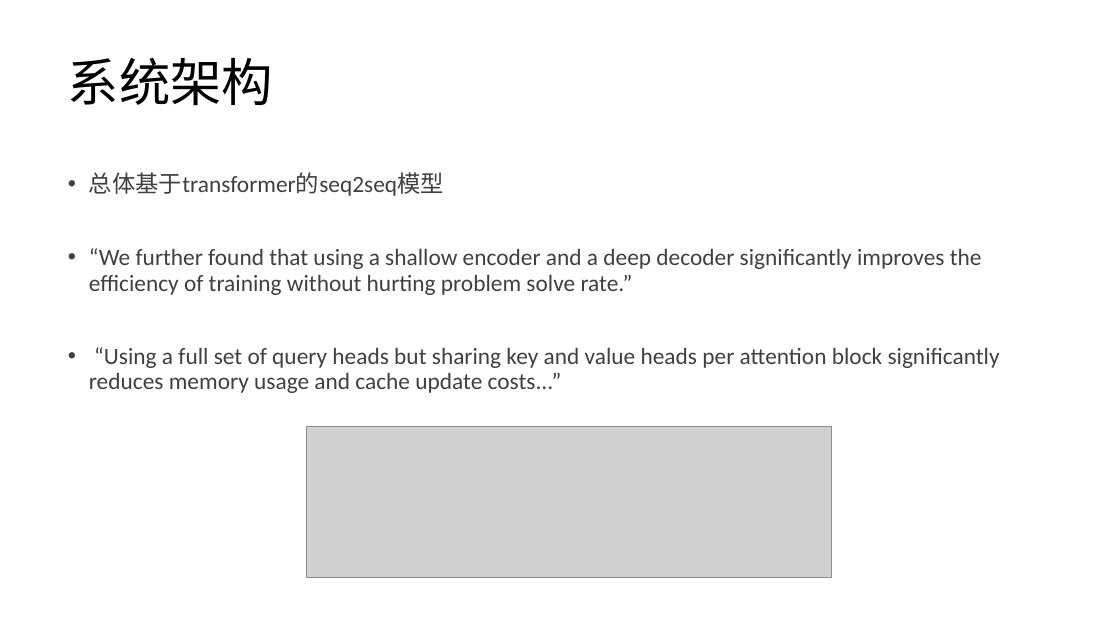
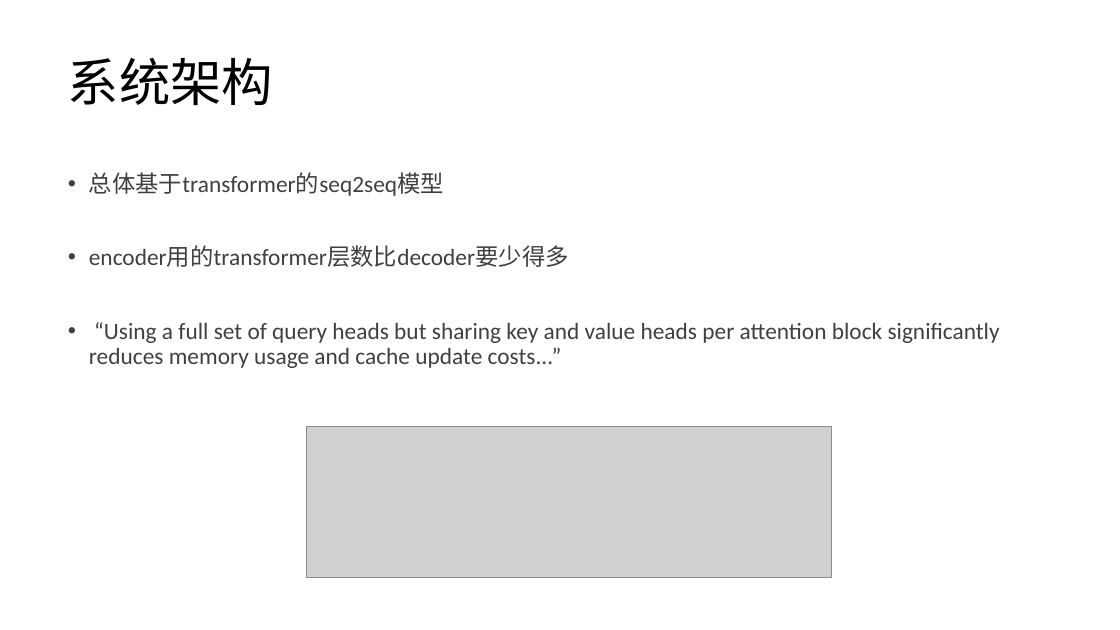
Before and after one commit to kevinva/paperReport, a slide deck: slide 4 of presentation/hezhi_AlphaCode.pptx. Drawn at 1120x630 pixels with LibreOffice and Linux fonts; fonts in the diff are those of the drawing; grey boxes stand for pictures. Boxes give left, top, right and bottom in pixels: in the first picture for what was removed or moved away, otherwise in the second. Text is boxed around its words. In the diff, an @@ line names an element or a change of style, - is before the commit and + after.

Commit message:
test

```diff
--- a/presentation/hezhi_AlphaCode.pptx
+++ b/presentation/hezhi_AlphaCode.pptx
@@ text at bbox=[89, 246, 569, 267]: text changed @@
-• “We further found that using a shallow encoder and a deep decoder significantly improves the efficiency of training without hurting problem solve rate.”
+• encoder用的transformer层数比decoder要少得多
```
